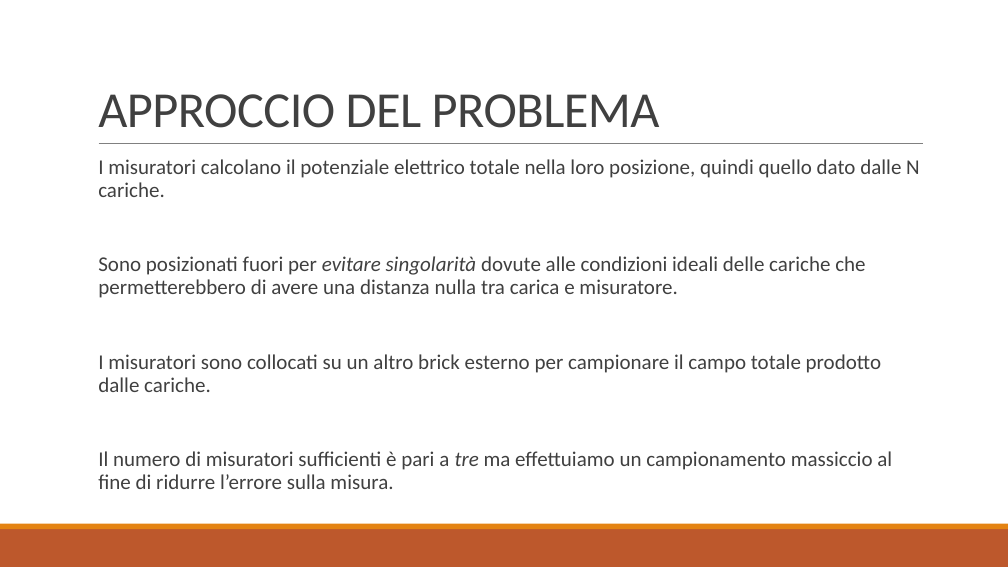
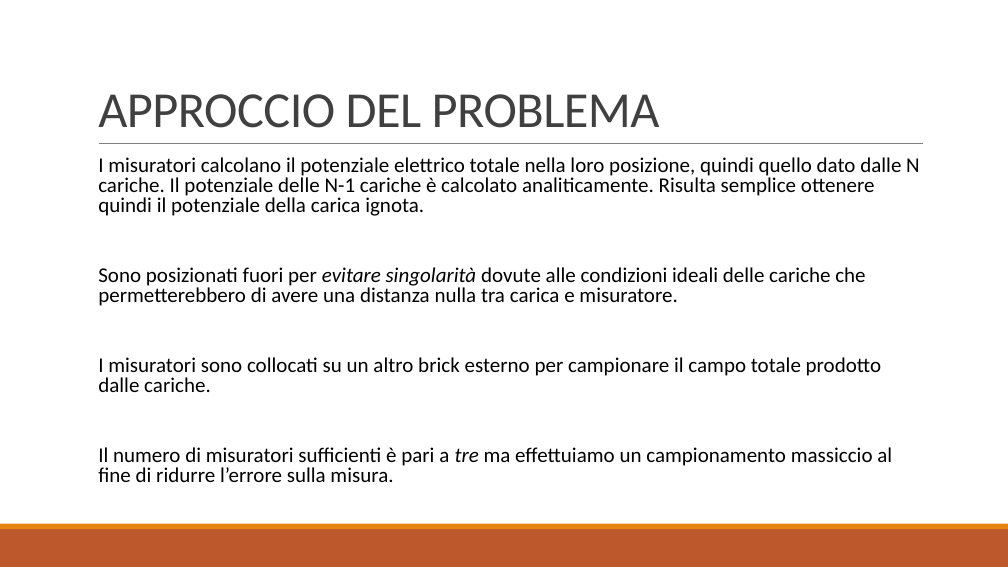
Before and after one commit to baldimario/Simplex, a slide deck: slide 3 of IDENTICAZIONE SISTEMA DI CARICHE PUNTIFORMI DA MISURE DI.pptx. Drawn at 1008x567 pixels with LibreOffice and Linux fonts; fonts in the diff are those of the drawing. Boxes give left, top, right and bottom in pixels: in the first picture for what was removed or moved away, otherwise in the second. Text is boxed around its words. In the diff, an @@ line names an element or a change of style, - is before the commit and + after.

```diff
--- a/IDENTICAZIONE SISTEMA DI CARICHE PUNTIFORMI DA MISURE DI.pptx
+++ b/IDENTICAZIONE SISTEMA DI CARICHE PUNTIFORMI DA MISURE DI.pptx
@@ text at [98,157,920,216]: text changed; text colour #404040 to #000000 @@
-  I misuratori calcolano il potenziale elettrico totale nella loro posizione, quindi quello dato dalle N cariche.
+  I misuratori calcolano il potenziale elettrico totale nella loro posizione, quindi quello dato dalle N cariche. Il potenziale delle N-1 cariche è calcolato analiticamente. Risulta semplice ottenere quindi il potenziale della carica ignota.
@@ text at [98,267,892,482]: text colour #404040 to #000000 in "Sono posizionati fuori per evitare singolarità dovute ...", "I misuratori sono collocati su un altro ...", "Il numero di misuratori sufficienti è pari ..."; line spacing 0.9 to 0.8 @@
```
Also in this commit, not shown: 8 other slides changed, 3 slides added, 2 slides removed, 2 other files.
